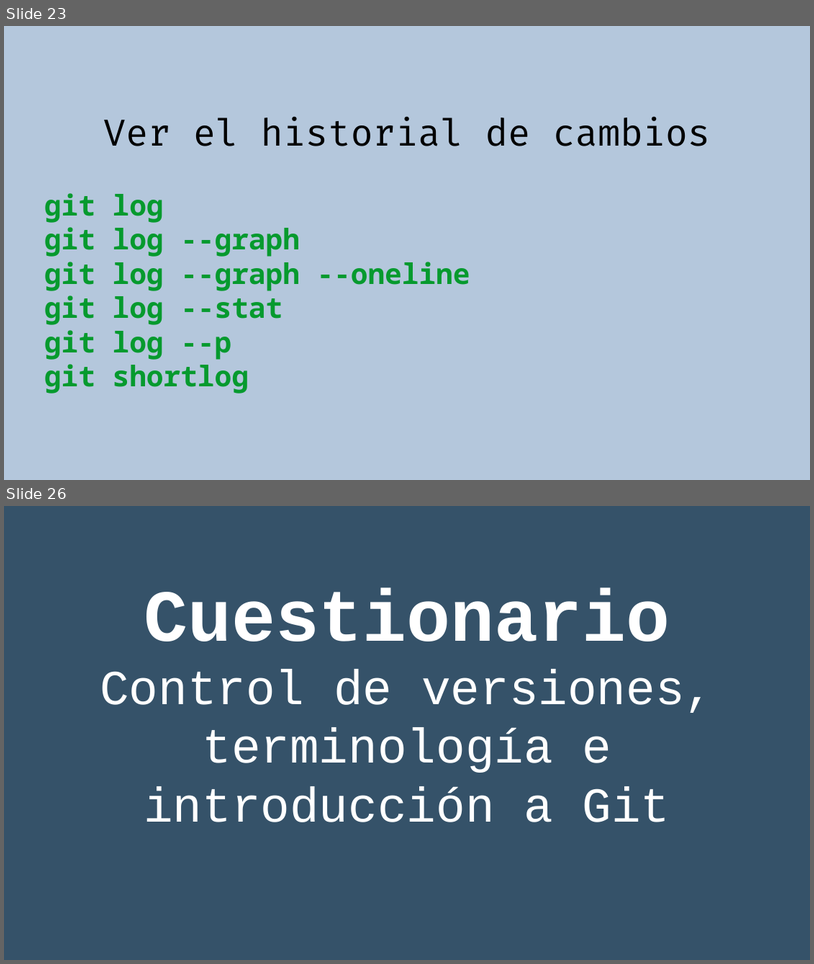
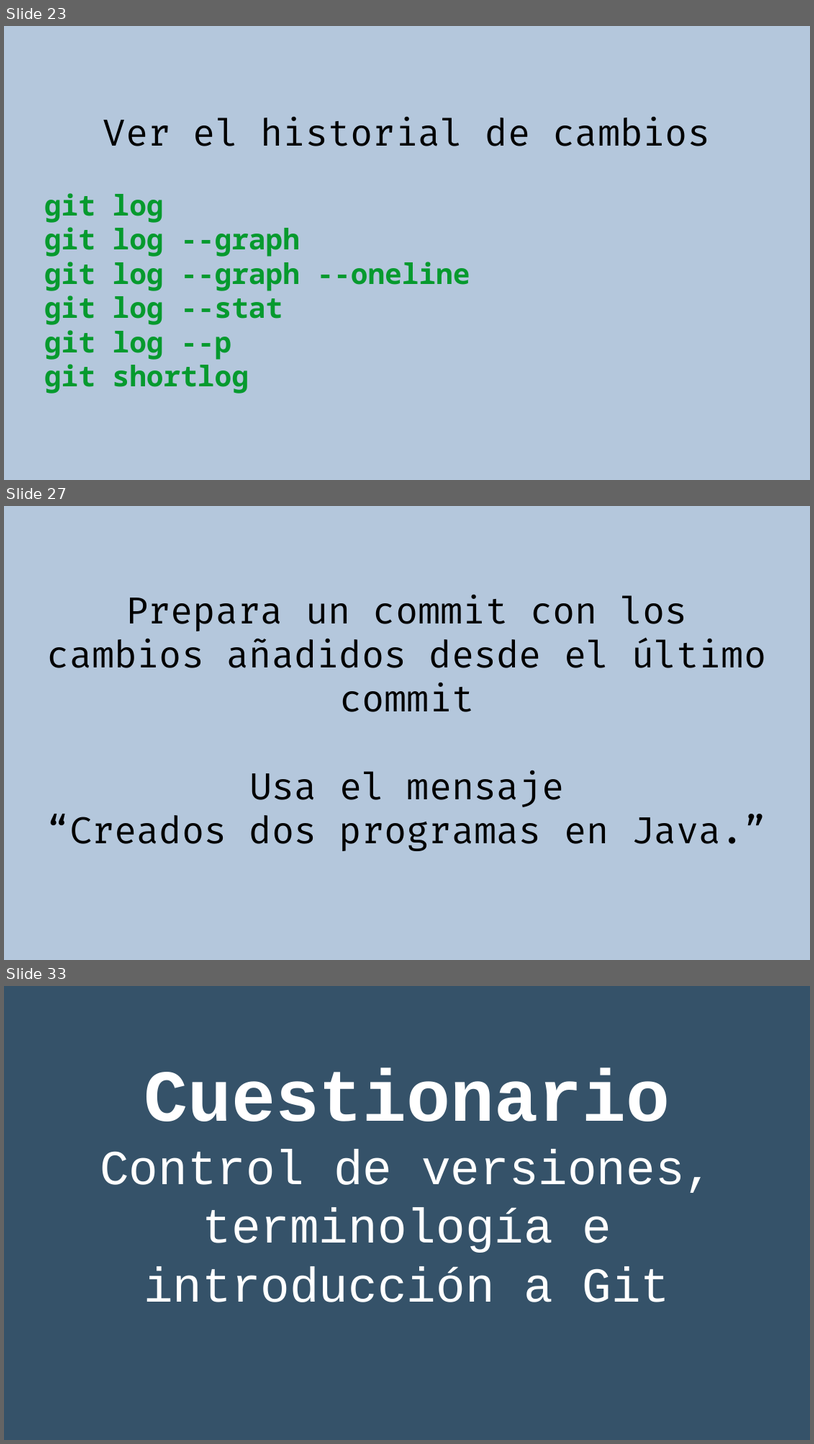
Before and after one commit to rgmf/eed2425, a slide deck: ut/02_control_de_versiones/presentacion/02_git_local.odp. Shown one above the other, each under a label of ours: slides 23 and 26 before the commit, slides 23, 27 and 33 after it; the slides between them are not shown. The pictures are 814x964 and 814x1444 pixels, drawn with LibreOffice and Linux fonts; fonts in the diff are those of the drawing. Boxes give left, top, right and bottom in pixels: in the first picture for what was removed or moved away, otherwise in the second. Text is boxed around its words. In the diff, an @@ line names an element or a change of style, - is before the commit and + after.

```diff
--- a/ut/02_control_de_versiones/presentacion/02_git_local.odp
+++ b/ut/02_control_de_versiones/presentacion/02_git_local.odp
@@ slide 27 added at box(4, 506, 810, 960), background #B4C7DC @@
@@ subtitle added at box(47, 595, 766, 851), 36 pt, text #000000 @@
+Prepara un commit con los cambios añadidos desde el último commit
+Usa el mensaje
+“Creados dos programas en Java.”
@@ what was slide 26 is now slide 33 @@
```
Also in this commit, not shown: 6 other slides added, 1 other file.
